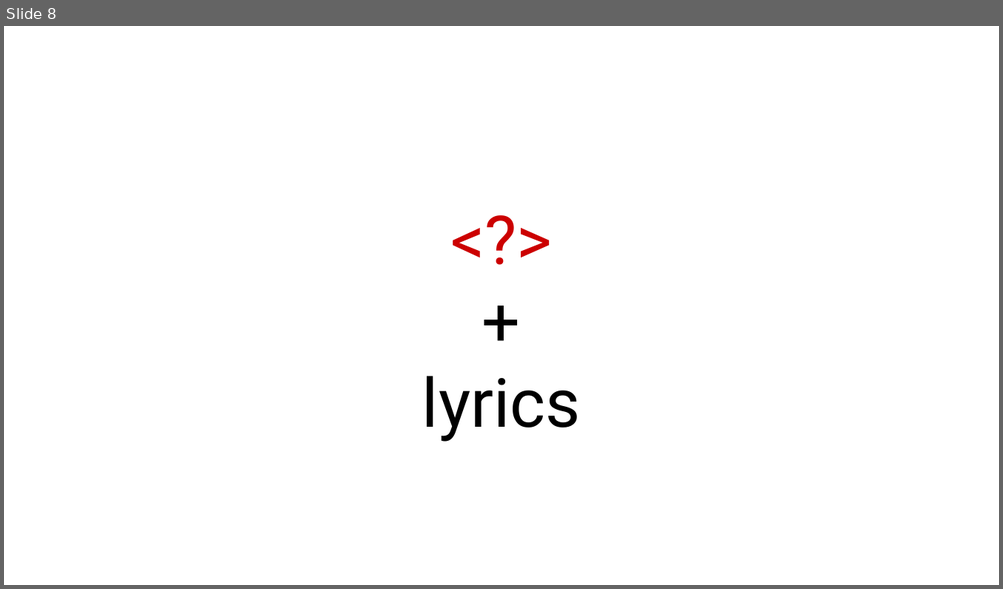
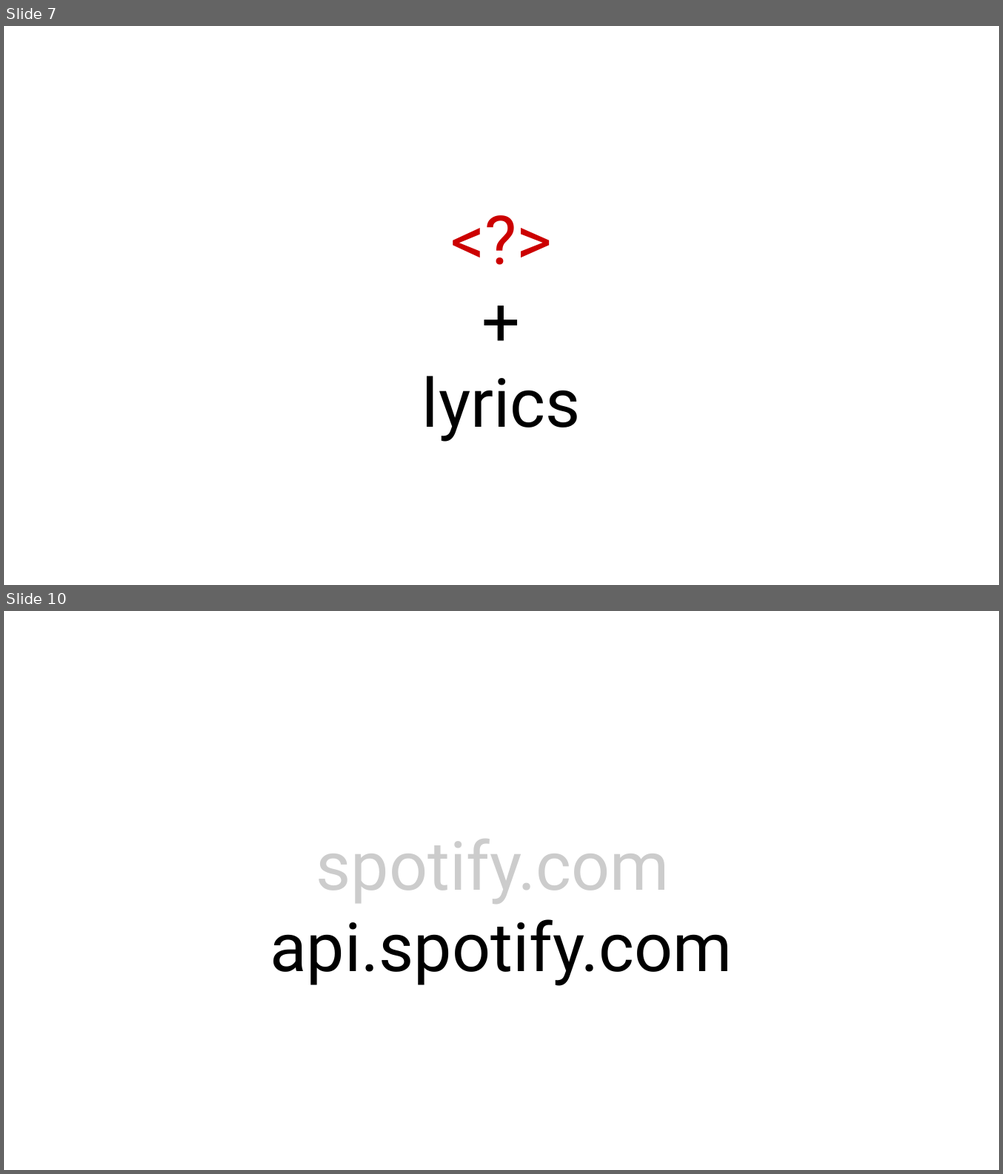
Before and after one commit to KarelZe/SSOS, a slide deck: docs/EnglishSSOS.odp. Shown one above the other, each under a label of ours: slide 8 before the commit, slides 7 and 10 after it; the slides between them are not shown. The pictures are 1003x589 and 1003x1174 pixels, drawn with LibreOffice and Linux fonts; fonts in the diff are those of the drawing. Boxes give left, top, right and bottom in pixels: in the first picture for what was removed or moved away, otherwise in the second. Text is boxed around its words. In the diff, an @@ line names an element or a change of style, - is before the commit and + after.

```diff
--- a/docs/EnglishSSOS.odp
+++ b/docs/EnglishSSOS.odp
@@ slide 10 added at box(4, 611, 999, 1170), background #FFFFFF @@
@@ subtitle added at box(270, 839, 731, 986), 54 pt, text #000000 @@
+spotify.com
+api.spotify.com
@@ what was slide 8 is now slide 7 @@
```
Also in this commit, not shown: 1 slide changed, 15 other slides added, 6 slides removed, 1 other file.
